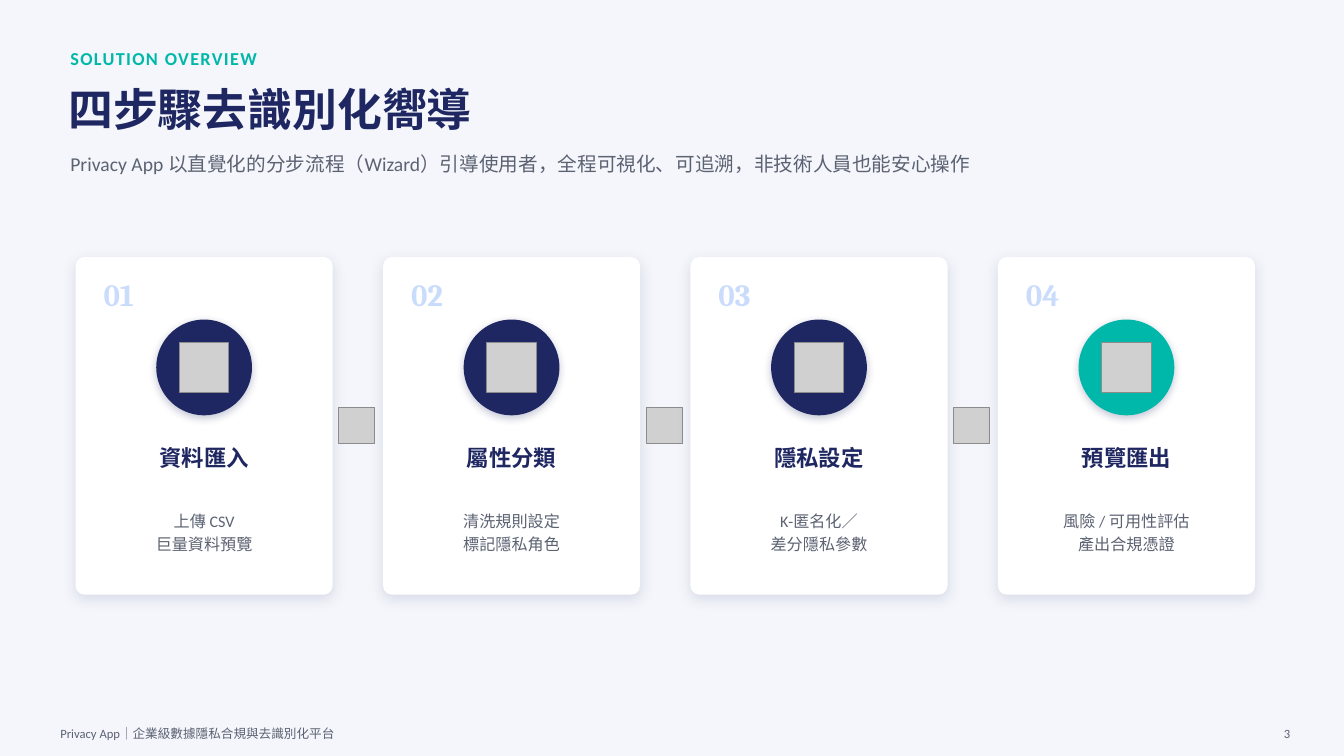
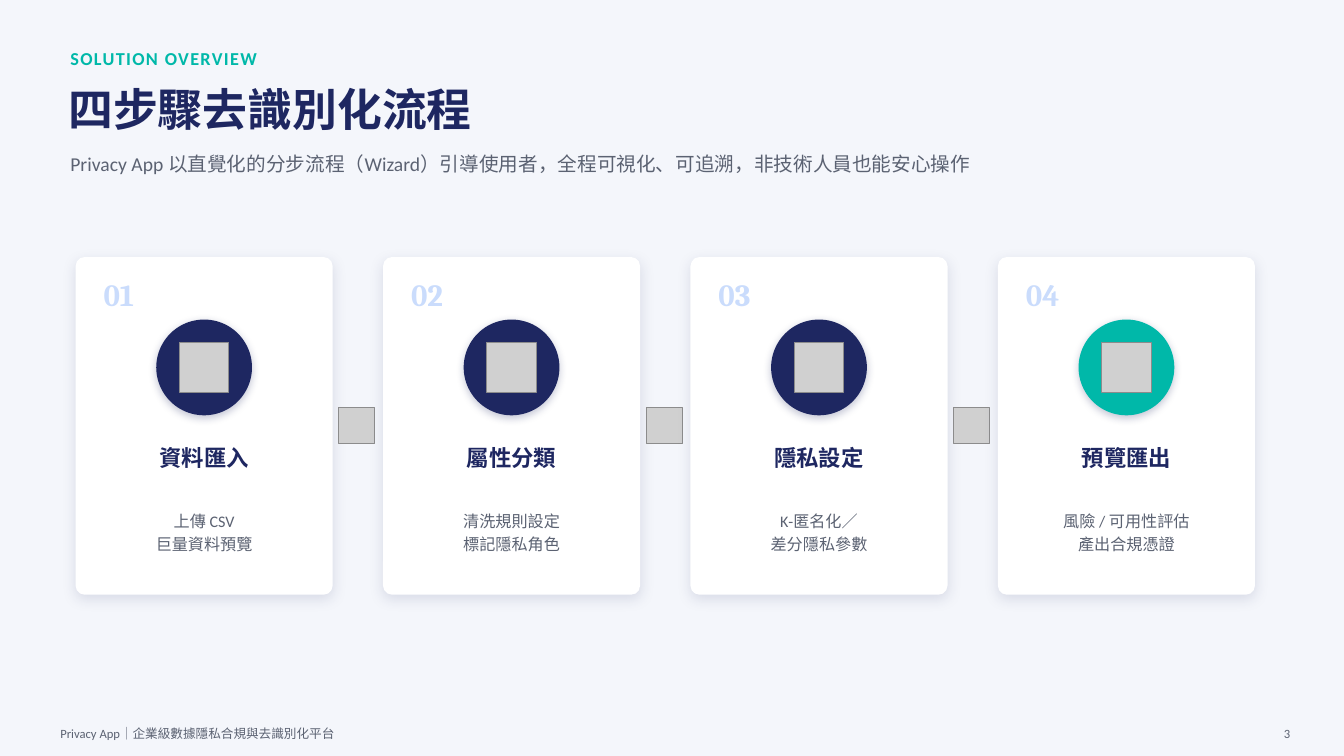
Before and after one commit to ttcdog115016/Demo, a slide deck: slide 3 of Privacy_App_專案簡報.pptx. Drawn at 1344x756 pixels with LibreOffice and Linux fonts; fonts in the diff are those of the drawing; grey boxes stand for pictures. Boxes give left, top, right and bottom in pixels: in the first picture for what was removed or moved away, otherwise in the second. Text is boxed around its words. In the diff, an @@ line names an element or a change of style, - is before the commit and + after.

```diff
--- a/Privacy_App_專案簡報.pptx
+++ b/Privacy_App_專案簡報.pptx
@@ text at (68, 88, 471, 130): text changed @@
-四步驟去識別化嚮導
+四步驟去識別化流程
```
Also in this commit, not shown: 2 other slides changed.
